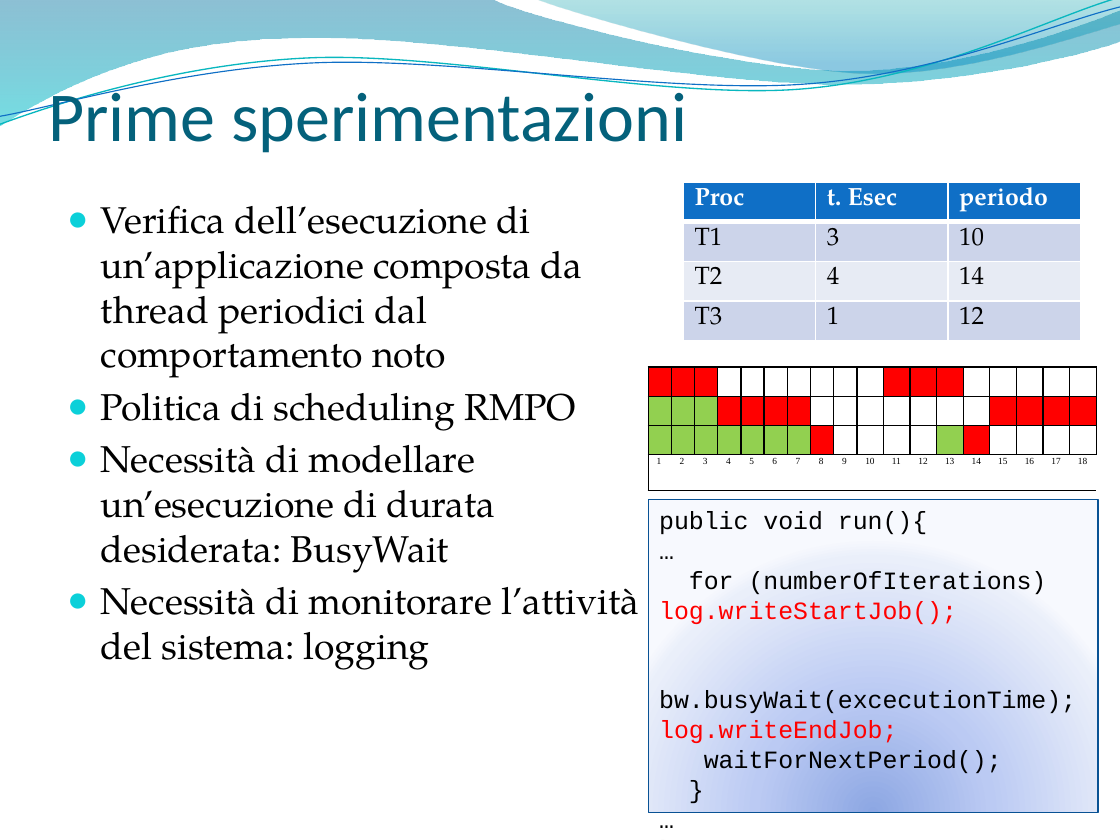
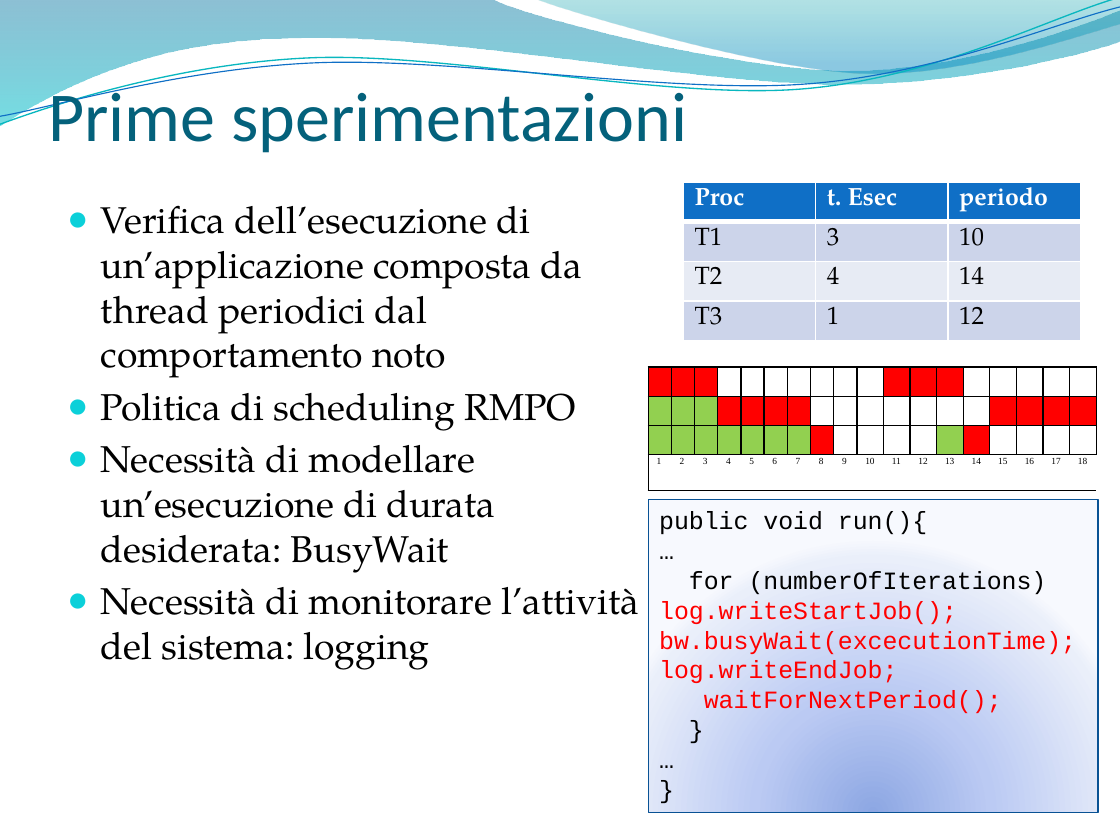
Before and after one commit to marconanni/provejavarealtime, a slide deck: slide 10 of SolarisNetBeansProjects/parti tesi/bozza presentazione.pptx. Drawn at 1120x840 pixels with LibreOffice and Linux fonts; fonts in the diff are those of the drawing; background and template pictures are left out. Boxes give left, top, right and bottom in pixels: in the first picture for what was removed or moved away, otherwise in the second. Text is boxed around its words. In the diff, an @@ line names an element or a change of style, - is before the commit and + after.

```diff
--- a/SolarisNetBeansProjects/parti tesi/bozza presentazione.pptx
+++ b/SolarisNetBeansProjects/parti tesi/bozza presentazione.pptx
@@ text in rectangle at [659, 571, 1076, 655]: text changed; text colour #000000 to #FF0000 @@
-for (numberOfIterations) log.writeStartJob(); bw.busyWait(excecutionTime);
+for (numberOfIterations)
+log.writeStartJob(); bw.busyWait(excecutionTime);
@@ text in rectangle at [704, 690, 1002, 713]: text colour #000000 to #FF0000 in "waitForNextPeriod();" @@
```
Also in this commit, not shown: 10 other slides changed, 2 other files.
